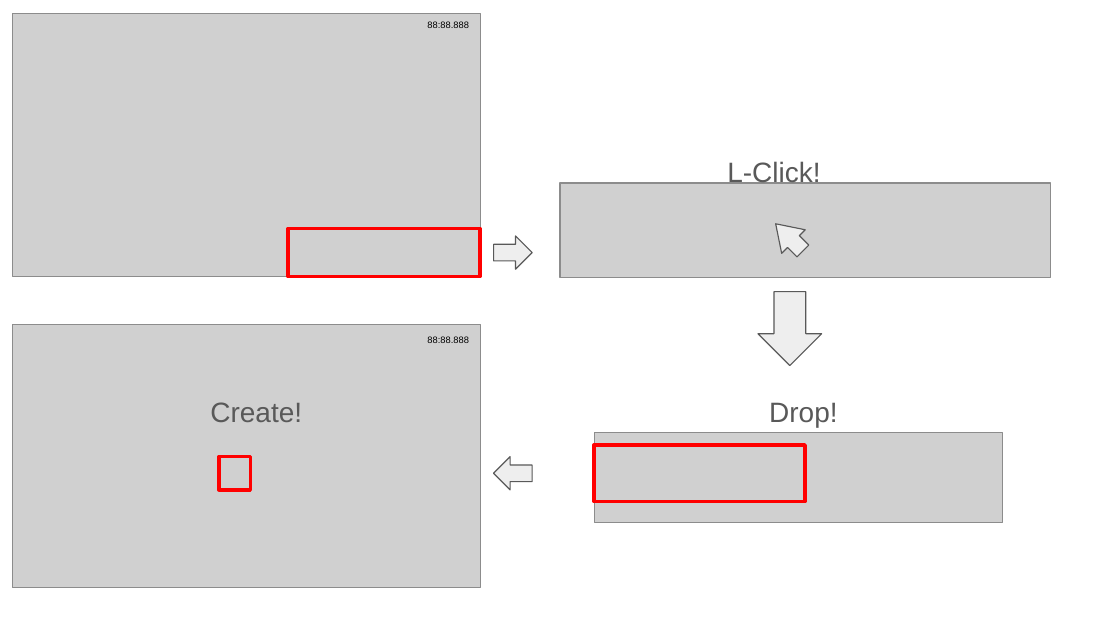
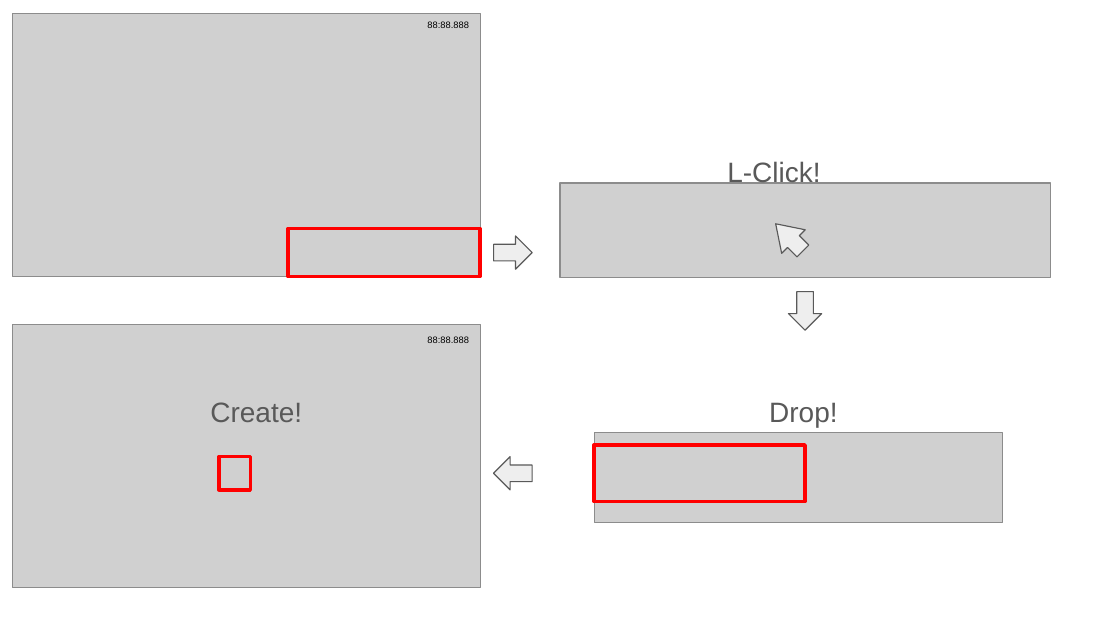
Before and after one commit to lsu0503/ProjectFreeGenre, a slide deck: slide 6 of Document/외쳐EE조 와이어프레임.pptx. Drawn at 1120x630 pixels with LibreOffice and Linux fonts; fonts in the diff are those of the drawing; grey boxes stand for pictures. Boxes give left, top, right and bottom in pixels: in the first picture for what was removed or moved away, otherwise in the second. Text is boxed around its words. In the diff, an @@ line names an element or a change of style, - is before the commit and + after.

```diff
--- a/Document/외쳐EE조 와이어프레임.pptx
+++ b/Document/외쳐EE조 와이어프레임.pptx
@@ right arrow: place and size @@
-right arrow at (758,292,822,366)
+right arrow at (788,292,822,330)
```
Also in this commit, not shown: 5 other slides changed, 1 slide added, 1 slide removed.
